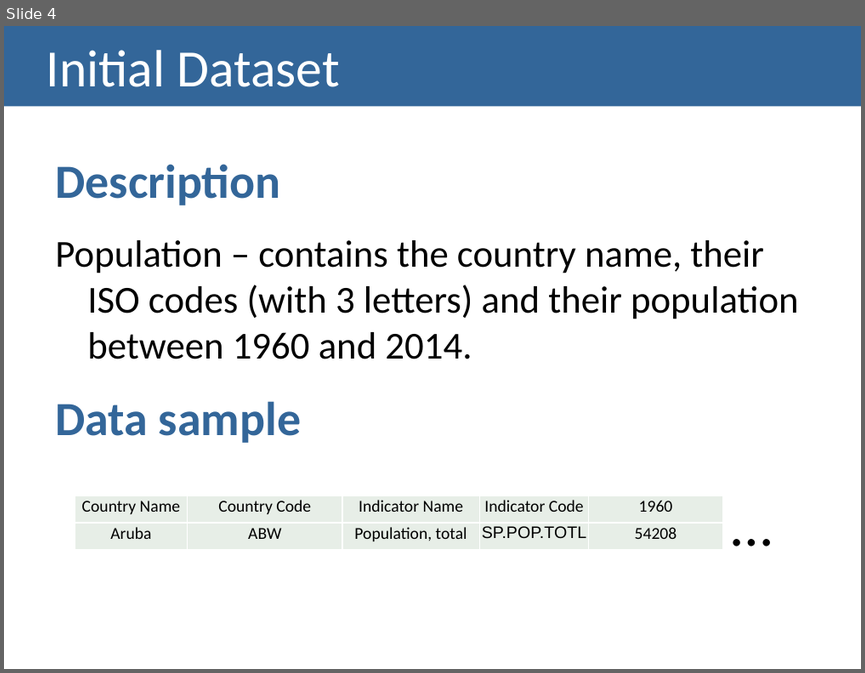
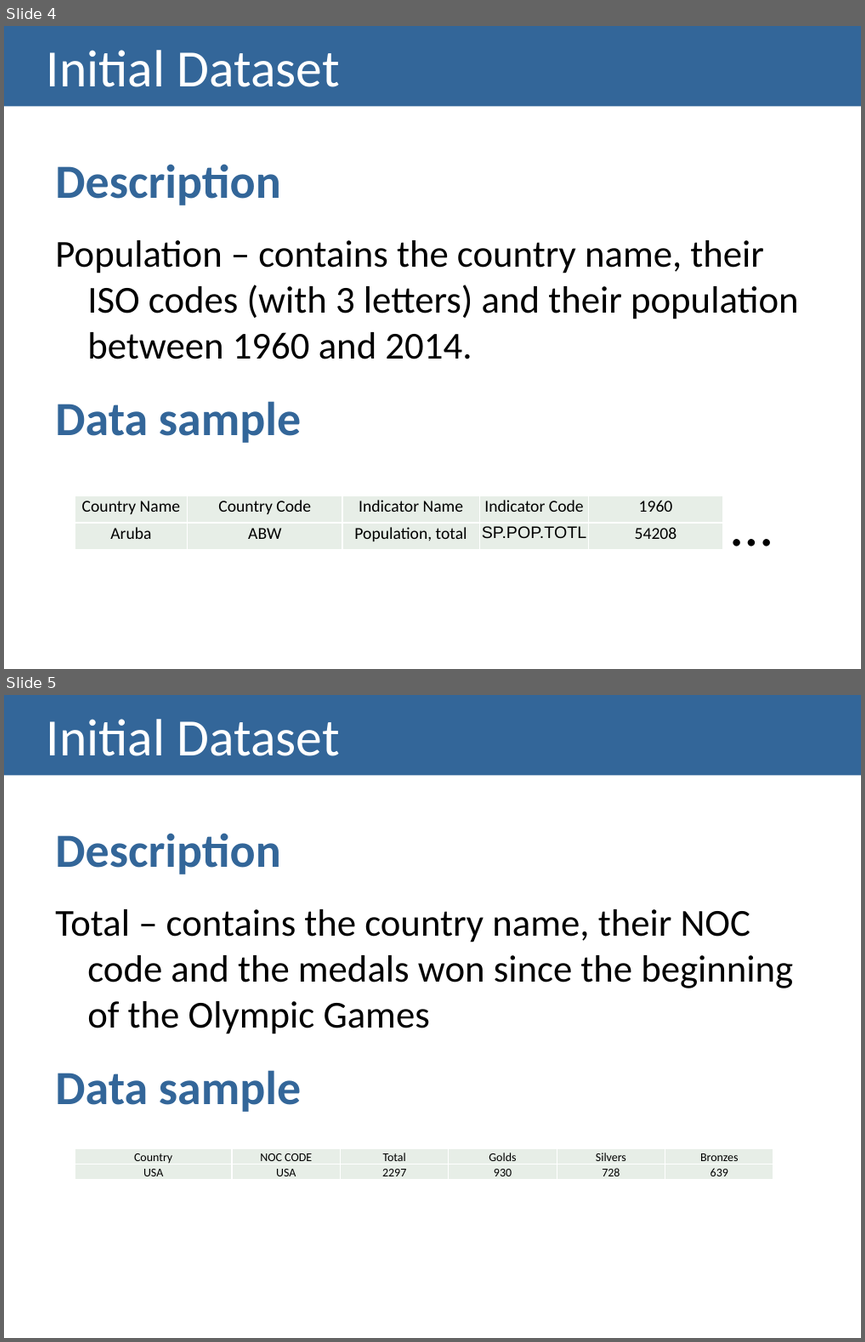
Before and after one commit to carboned4/V_I_2015_1, a slide deck: checkpoint2/G01A - Checkpoint2 Presentation.pptx. Shown one above the other, each under a label of ours: slide 4 before the commit, slides 4 and 5 after it. The pictures are 865x673 and 865x1342 pixels, drawn with LibreOffice and Linux fonts; fonts in the diff are those of the drawing. Boxes give left, top, right and bottom in pixels: in the first picture for what was removed or moved away, otherwise in the second. Text is boxed around its words. In the diff, an @@ line names an element or a change of style, - is before the commit and + after.

```diff
--- a/checkpoint2/G01A - Checkpoint2 Presentation.pptx
+++ b/checkpoint2/G01A - Checkpoint2 Presentation.pptx
@@ slide 5 added at [4,695,861,1338], background #FFFFFF @@
@@ title added at [4,695,861,776], fill #336699, 44 pt, text #FFFFFF @@
+Initial Dataset
@@ text added at [55,833,793,1111], 32 pt, text #000000 @@
+Description
+  Total – contains the country name, their NOC code and the medals won since the beginning of the Olympic Games
+Data sample
@@ table added at [75,1149,772,1179], 2 rows, 6 columns @@
+Country | NOC CODE | Total | Golds | Silvers | Bronzes
+USA | USA | 2297 | 930 | 728 | 639
```
Also in this commit, not shown: 1 slide changed.
